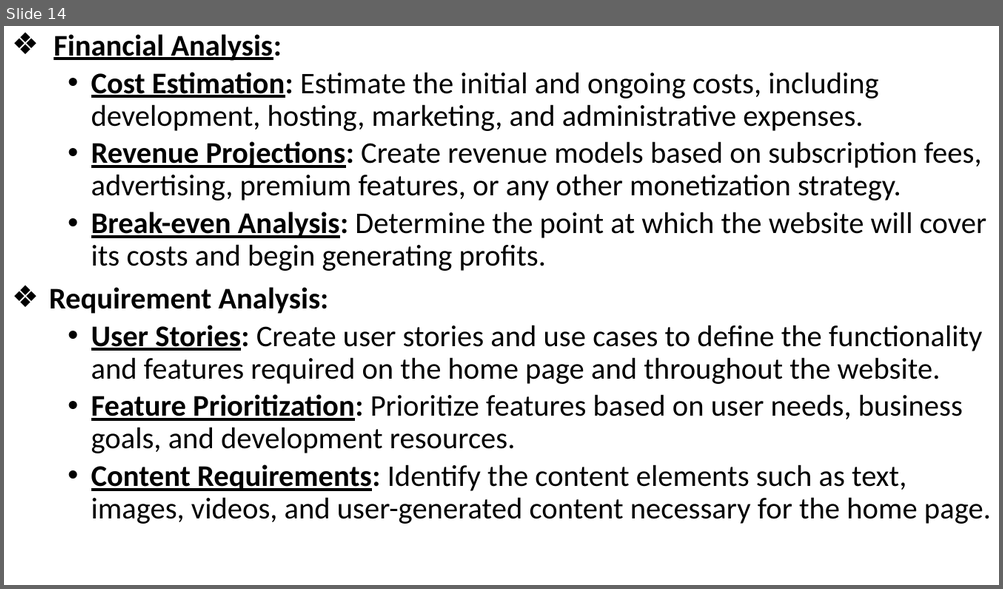
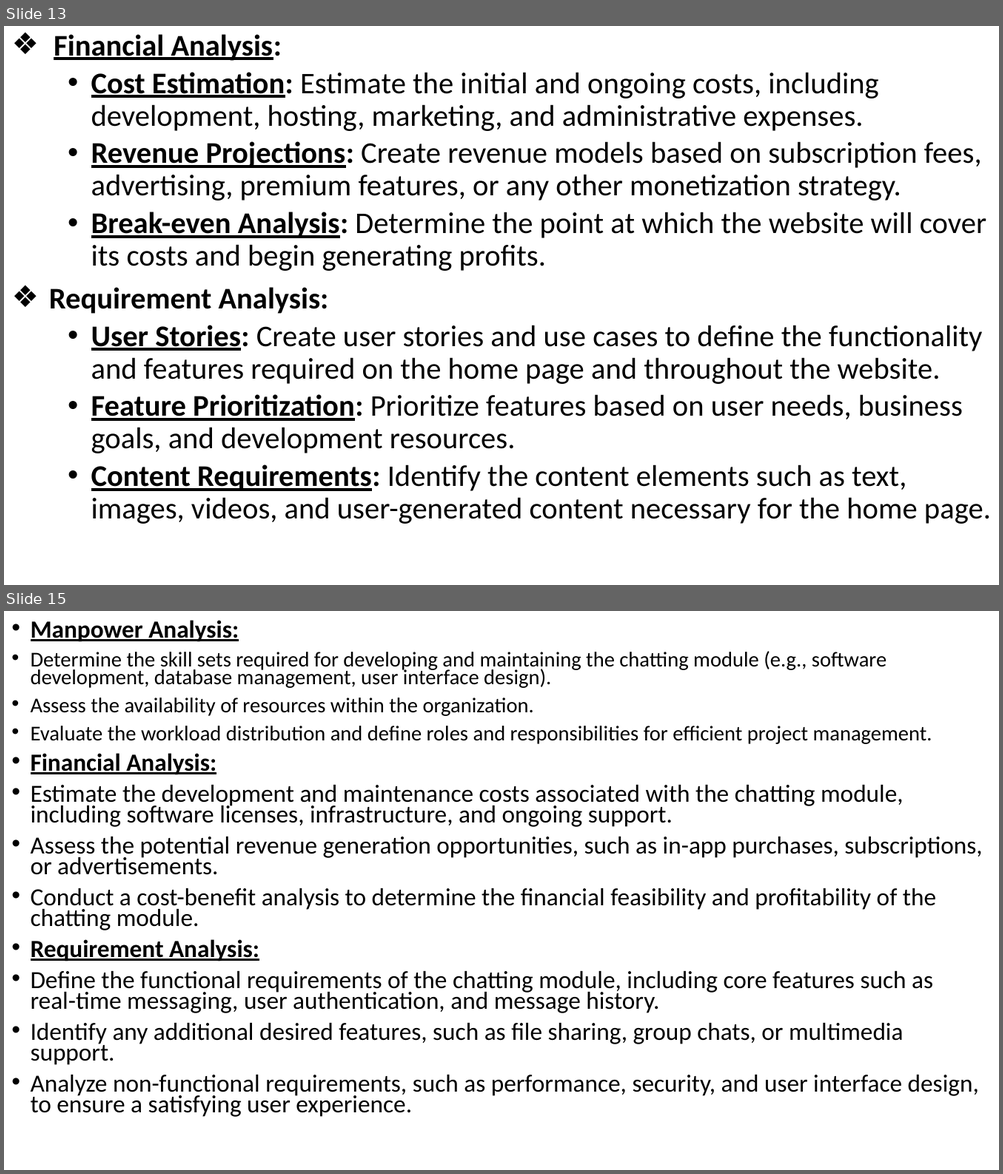
Before and after one commit to AyushPrasad-ap/RoomR, a slide deck: PBL ppt draft1.pptx. Shown one above the other, each under a label of ours: slide 14 before the commit, slides 13 and 15 after it; the slides between them are not shown. The pictures are 1003x589 and 1003x1174 pixels, drawn with LibreOffice and Linux fonts; fonts in the diff are those of the drawing. Boxes give left, top, right and bottom in pixels: in the first picture for what was removed or moved away, otherwise in the second. Text is boxed around its words. In the diff, an @@ line names an element or a change of style, - is before the commit and + after.

```diff
--- a/PBL ppt draft1.pptx
+++ b/PBL ppt draft1.pptx
@@ slide 15 added at (4,611,999,1170), background #FFFFFF @@
@@ text added at (31,620,982,1117), 23.8 pt, text #000000 @@
+• Manpower Analysis:
+• Determine the skill sets required for developing and maintaining the chatting module (e.g., software development, database management, user interface design).
+• Assess the availability of resources within the organization.
+• Evaluate the workload distribution and define roles and responsibilities for efficient project management.
+• Financial Analysis:
+• Estimate the development and maintenance costs associated with the chatting module, including software licenses, infrastructure, and ongoing support.
+• Assess the potential revenue generation opportunities, such as in-app purchases, subscriptions, or advertisements.
+• Conduct a cost-benefit analysis to determine the financial feasibility and profitability of the chatting module.
+• Requirement Analysis:
+• Define the functional requirements of the chatting module, including core features such as real-time messaging, user authentication, and message history.
+• Identify any additional desired features, such as file sharing, group chats, or multimedia support.
+• Analyze non-functional requirements, such as performance, security, and user interface design, to ensure a satisfying user experience.
@@ what was slide 14 is now slide 13 @@
```
Also in this commit, not shown: 1 slide changed, 1 other slide added, 2 other files.
